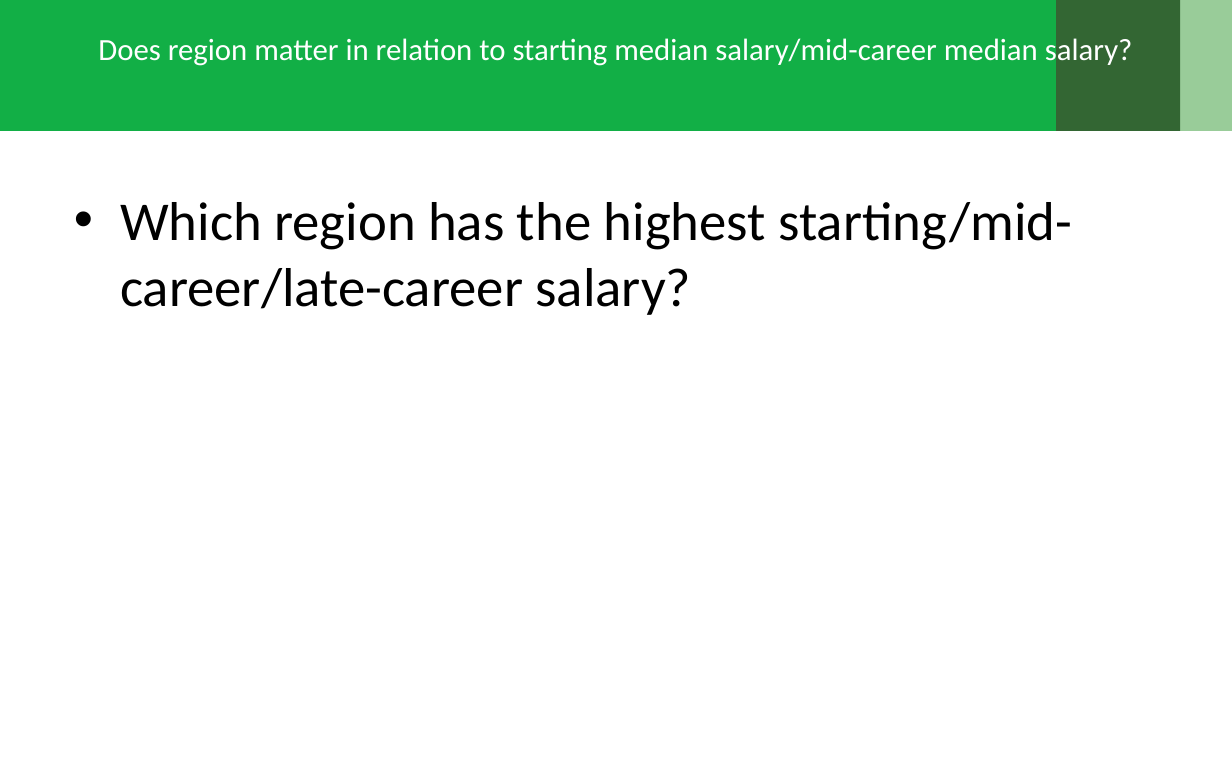
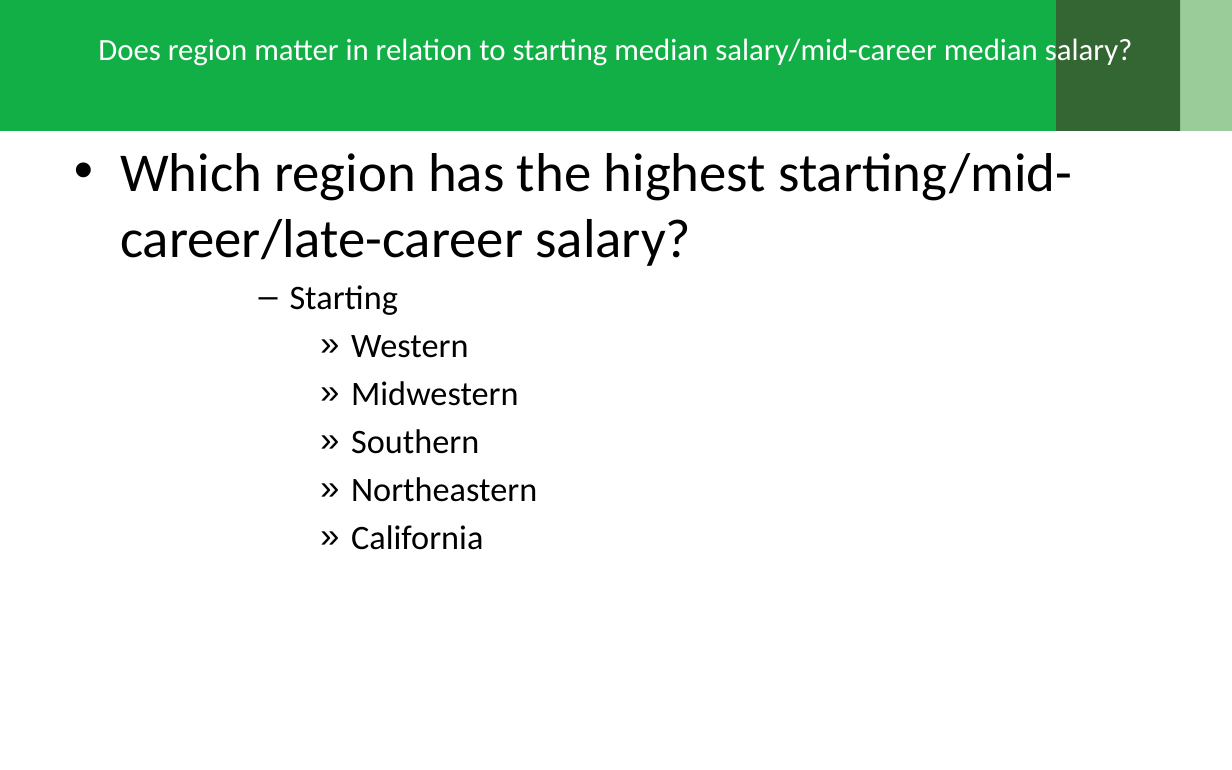
Before and after one commit to khosenag03/RICHdataGroupProject, a slide deck: slide 14 of The True Meaning behind Decision Day.pptx (slide 11 before the commit). Drawn at 1232x770 pixels with LibreOffice and Linux fonts; fonts in the diff are those of the drawing; background and template pictures are left out. Boxes give left, top, right and bottom in pixels: in the first picture for what was removed or moved away, otherwise in the second. Text is boxed around its words. In the diff, an @@ line names an element or a change of style, - is before the commit and + after.

```diff
--- a/The True Meaning behind Decision Day.pptx
+++ b/The True Meaning behind Decision Day.pptx
@@ text "Which region has the highest ...": place and size @@
-text "Which region has the highest ..." at box(120, 202, 1072, 315)
+text "Which region has the highest ..." at box(120, 153, 1072, 550)
@@ text at box(290, 285, 537, 550): paragraphs added @@
+      – Starting
+        » Western
+        » Midwestern
+        » Southern
+        » Northeastern
+        » California
```
Also in this commit, not shown: 14 other slides changed, 9 slides added.
